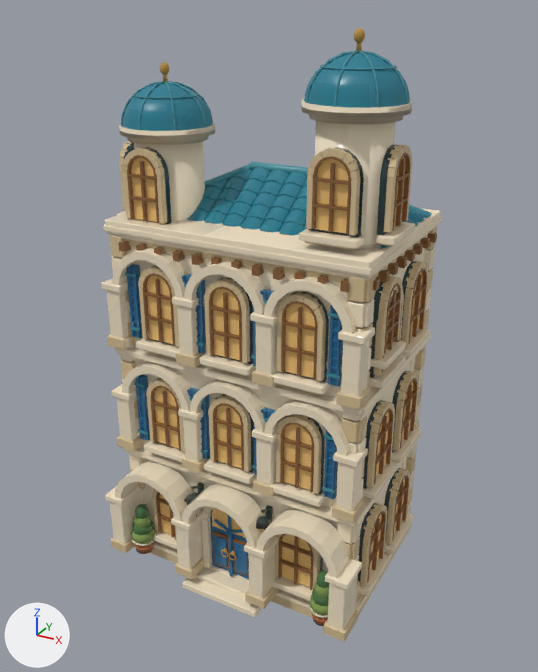
Before and after pictures for a commit that changed the Blender file art/blender-city/models/harbor/hotel_3/source.blend.
Before and after are seen from a 50 mm lens placed at (1.066, -1.984, 1.804), pointed at (-0.008, -0.031, 0.827). Arrows for +X, +Y and +Z are at lower left; the lights stay in place. The first picture is the older version.

Objects in the first picture: 'harbor_hotel_3_geometry'.
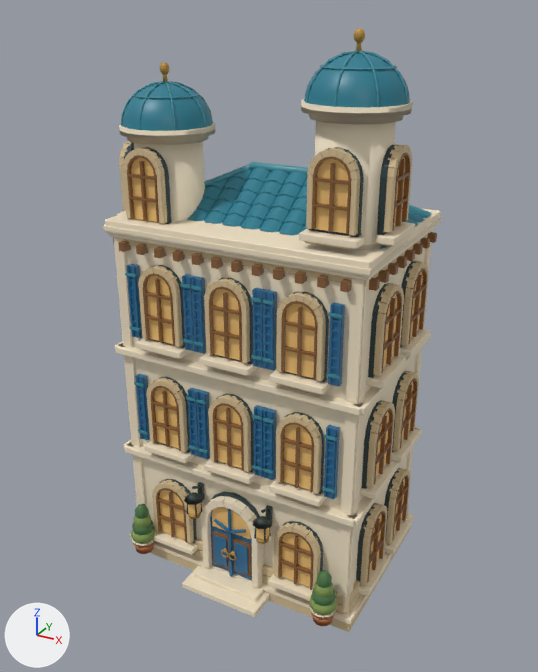
What differs and where, as boxes [x1, y1, x2, y2] in the pictures (538 x 672 px):
```json
{"object": "harbor_hotel_3_geometry", "change": "reshaped", "before": [101, 28, 442, 641], "after": [103, 28, 442, 632]}
{"part": 1, "of": "me_harbor_hotel_3_mesh", "change": "deleted", "before": [101, 248, 435, 641], "on screen": "beige"}
{"part": 2, "of": "me_harbor_hotel_3_mesh", "change": "cut back", "before": [110, 226, 437, 500], "after": [109, 230, 433, 614]}
{"part": 3, "of": "me_harbor_hotel_3_mesh", "change": "surface changed", "before": [108, 28, 438, 626], "after": [108, 28, 438, 626]}
```

Scene script edits in JSON lines:
```json
{"block": "me_harbor_hotel_3_mesh", "where": "# used by ob_harbor_hotel_3_geometry; parent = ob_harbor_hotel_3; location = (0.0, 0.0, 0.0)"}
{"op": "remove", "block": "me_harbor_hotel_3_mesh", "code": "me_harbor_hotel_3_mesh.from_pydata(...)  # 27986 vertices, 22310 faces; spans x -0.46..0.46, y -0.4..0.4, z 0.0..1.76"}
{"op": "add", "block": "me_harbor_hotel_3_mesh", "code": "me_harbor_hotel_3_mesh.from_pydata(...)  # 22194 vertices, 16586 faces; spans x -0.46..0.46, y -0.4..0.4, z 0.0..1.76"}
{"block": "me_harbor_hotel_3_mesh", "change": "me_harbor_hotel_3_mesh part 1: 354 loose pieces with 5568 vertices, spanning x -0.46..0.46, y -0.39..0.3, z 0.05..1.15, are deleted"}
{"block": "me_harbor_hotel_3_mesh", "change": "me_harbor_hotel_3_mesh part 2: 7 vertices moved within x -0.42..0.42, y -0.29..0.32, z 0.13..1.17; 272 vertices removed from x -0.42..0.42, y -0.3..0.3, z 0.41..1.18; 48 vertices added at x -0.41..0.41, y -0.28..0.28, z 0.05..1.18"}
{"block": "me_harbor_hotel_3_mesh", "change": "me_harbor_hotel_3_mesh part 3: 16466 kept faces spanning x -0.46..0.46, y -0.4..0.4, z 0.0..1.76 get new texture (UV) coordinates"}
```
